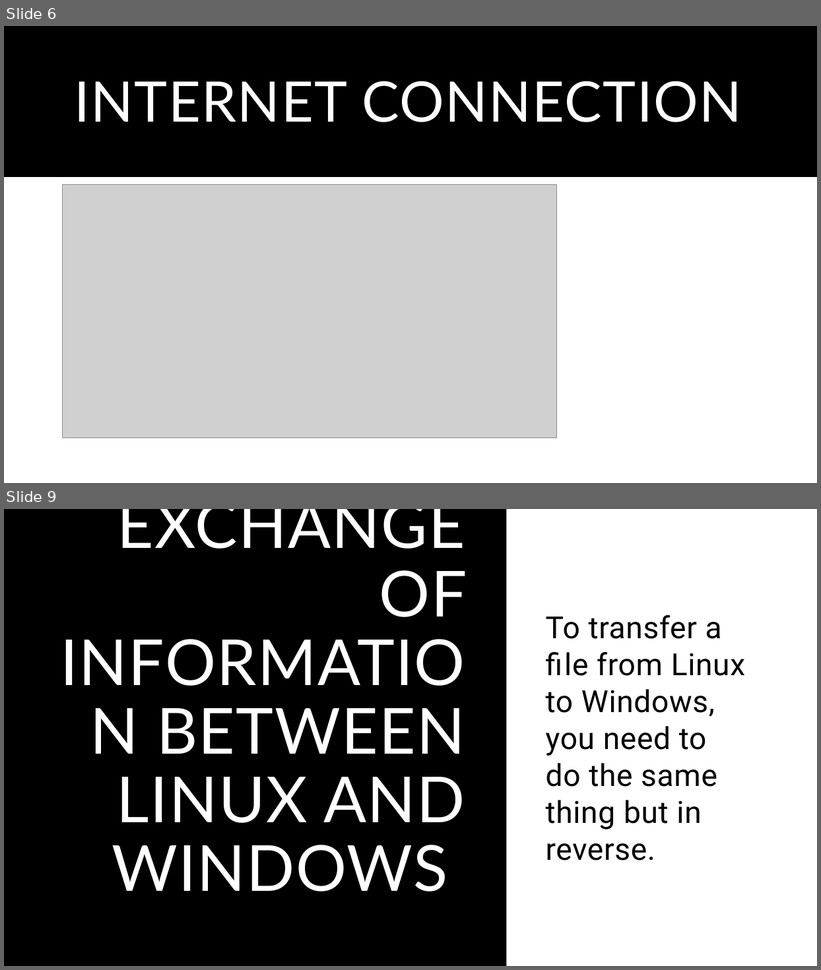
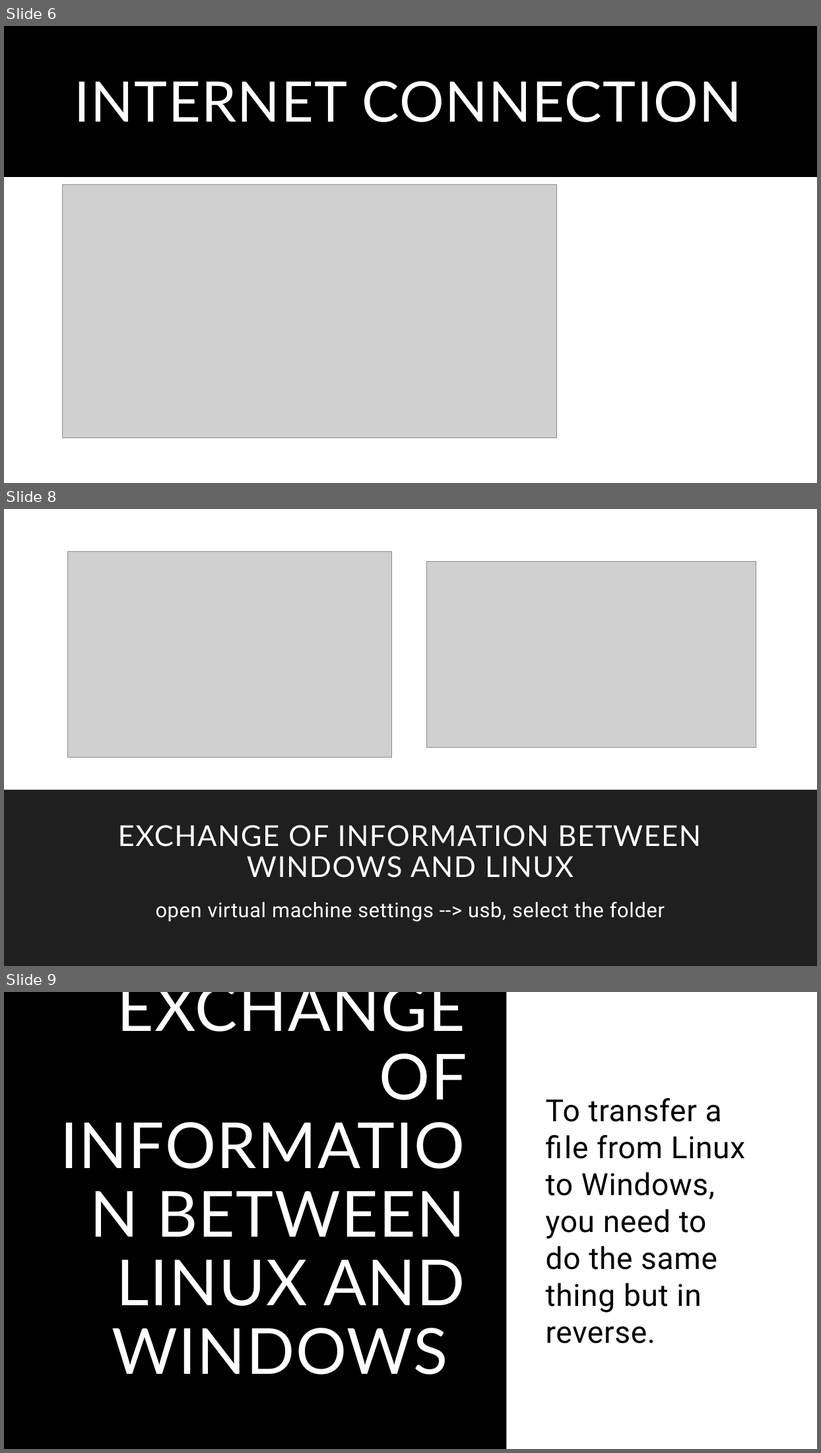
Before and after one commit to TigroviyRyletik/Booblik-Team, a slide deck: CPC_WORK-CASE №3.pdf.pptx. Shown one above the other, each under a label of ours: slides 6 and 9 before the commit, slides 6, 8 and 9 after it; the slides between them are not shown. The pictures are 821x970 and 821x1453 pixels, drawn with LibreOffice and Linux fonts; fonts in the diff are those of the drawing; grey boxes stand for pictures. Boxes give left, top, right and bottom in pixels: in the first picture for what was removed or moved away, otherwise in the second. Text is boxed around its words. In the diff, an @@ line names an element or a change of style, - is before the commit and + after.

```diff
--- a/CPC_WORK-CASE №3.pdf.pptx
+++ b/CPC_WORK-CASE №3.pdf.pptx
@@ slide 8 added at box(4, 509, 817, 966), background #FFFFFF; not listed: 1 template element that a slide beside it also shows @@
@@ rectangle added at box(4, 509, 817, 966), fill #FFFFFF @@
@@ picture added at box(68, 552, 392, 757) @@
@@ picture added at box(426, 561, 756, 747) @@
@@ rectangle added at box(4, 789, 817, 966), fill #000000 @@
@@ rectangle added at box(4, 790, 817, 966), fill #000000 at 88% opacity @@
@@ title added at box(118, 825, 701, 878), 34 pt, text #FFFFFF @@
+EXCHANGE OF INFORMATION BETWEEN WINDOWS AND LINUX
@@ text added at box(156, 902, 665, 922), 24 pt, text #FFFFFF @@
+open virtual machine settings --> usb, select the folder
```
Also in this commit, not shown: 1 slide removed.
